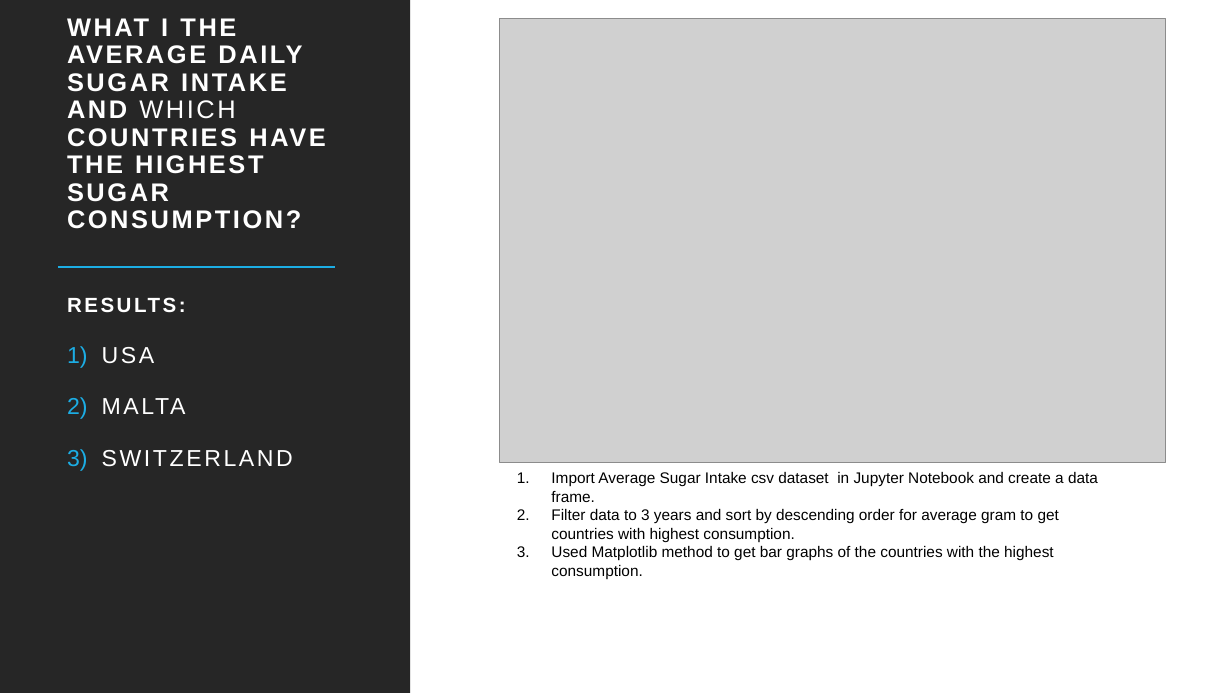
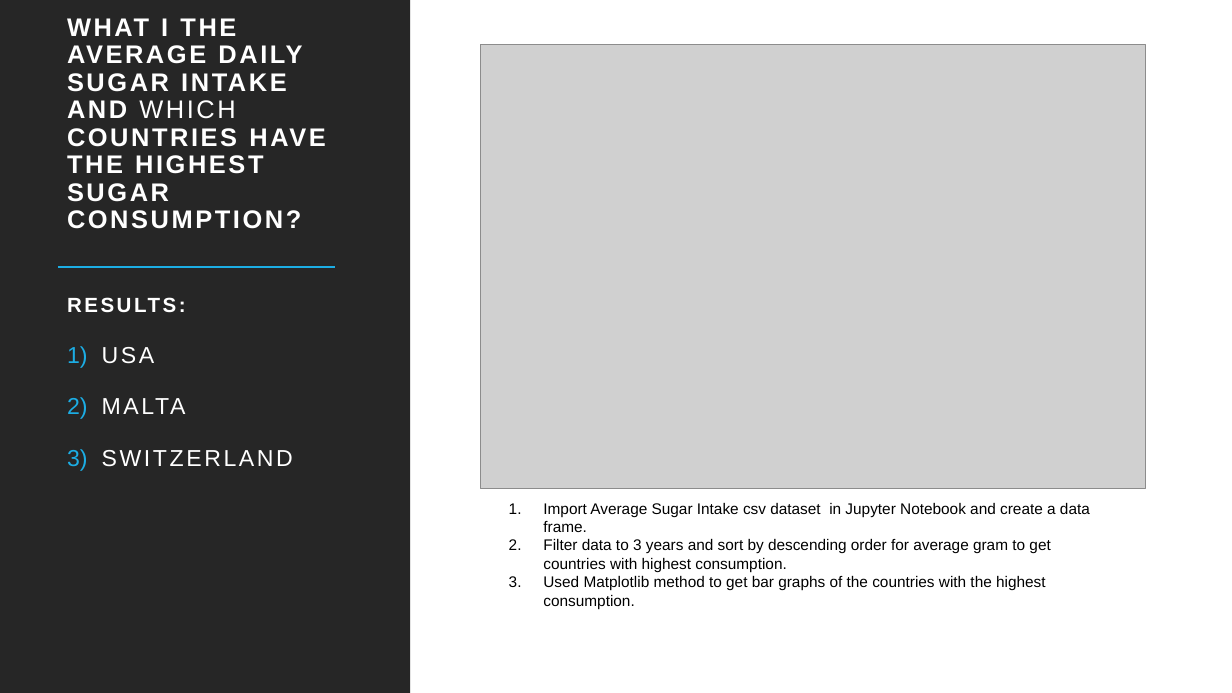
Before and after one commit to cbeachey/project1_influencers, a slide deck: slide 11 of Effects of Sugar Consumption.pptx. Drawn at 1232x693 pixels with LibreOffice and Linux fonts; fonts in the diff are those of the drawing; grey boxes stand for pictures. Boxes give left, top, right and bottom in pixels: in the first picture for what was removed or moved away, otherwise in the second. Text is boxed around its words. In the diff, an @@ line names an element or a change of style, - is before the commit and + after.

```diff
--- a/Effects of Sugar Consumption.pptx
+++ b/Effects of Sugar Consumption.pptx
@@ picture: place and size @@
-picture at [500,18,1165,462]
+picture at [481,44,1146,488]
@@ text "Import Average Sugar Intake csv ...": place and size @@
-text "Import Average Sugar Intake csv ..." at [551,472,1098,579]
+text "Import Average Sugar Intake csv ..." at [543,503,1090,609]
```
Also in this commit, not shown: 3 other slides changed, 9 other files.
